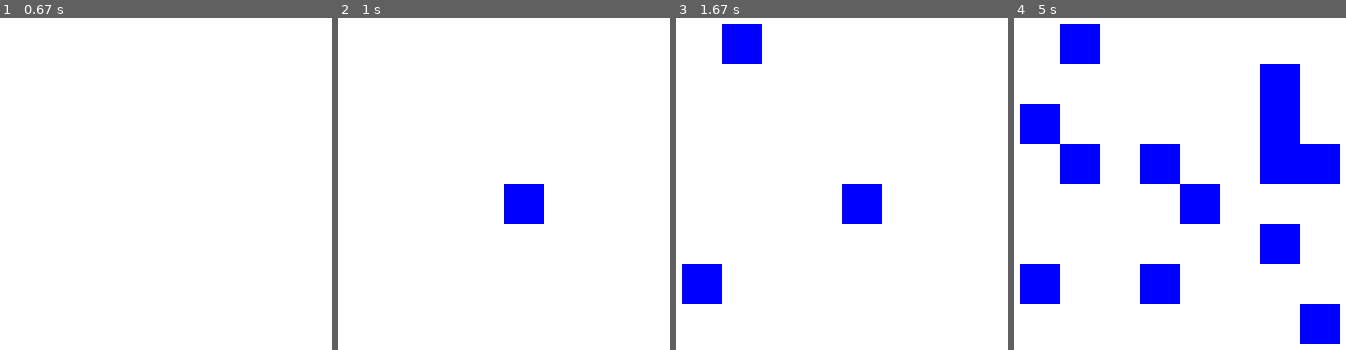
Above: before the commit, frames 1-4 (left to right).
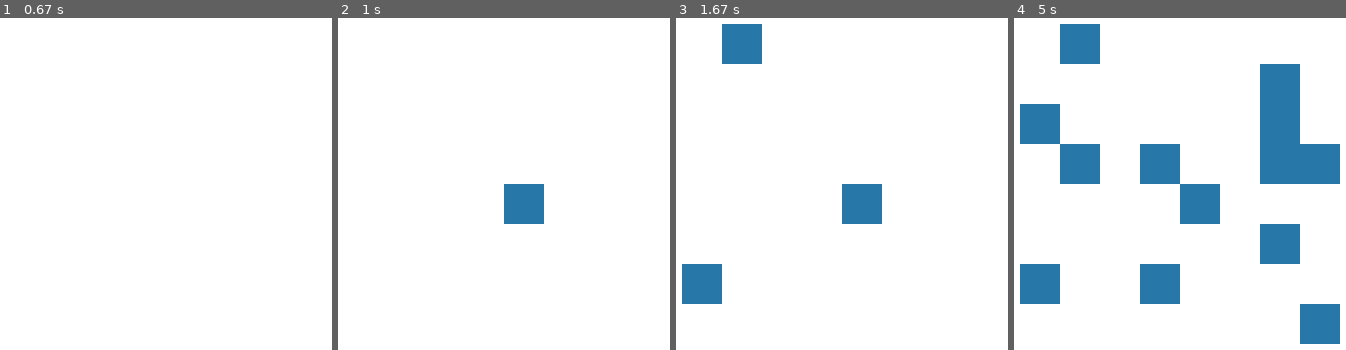
Above: after the commit, the same moments.

Repository: mannion007/pygame-tetris
Game: pygame game, started from game.py
Two runs of this game, one before a commit and one after it. Both use one fixed random seed, a clock stepped at 60 frames per second and the inputs below. The source is Python 2; it was converted automatically to run under Python 3.
Inputs (mouse positions are in pixels of both pictures, inside the frame that each line leads up to):
- Up to frame 1 (0.67 s): tap Space at 0.33 s
- Up to frame 2 (1 s): click (507, 210) at 0.73 s
- Up to frame 3 (1.67 s): click (715, 276) at 1.07 s; click (735, 34) at 1.4 s
- Up to frame 4 (5 s): click (1160, 286) at 1.73 s; click (1329, 333) at 2.07 s; click (1259, 154) at 2.4 s; click (1302, 174) at 2.73 s; click (1053, 134) at 3.07 s; click (1269, 84) at 3.4 s; click (1063, 157) at 3.73 s; click (1286, 227) at 4.07 s; click (1263, 130) at 4.4 s; click (1140, 167) at 4.73 s

Frame 1 is identical in both runs. In frame 2, 1.5% of the frame differs, in the area x 50-63%, y 50-63%; in frame 3, 4.4%; in frame 4, 19%, in the area x 1-99%, y 1-99%.

Commit message:
Improved rotation code

Diff:
--- a/game.py
+++ b/game.py
@@ -1,5 +1,8 @@
 import pygame
 import math
+
+pivot_color = (142,39,168)
+block_color = (39,119,168)
 
 # initialize game engine
 pygame.init()
@@ -8,35 +11,27 @@
 screen = pygame.display.set_mode(size)
 pygame.display.set_caption('Tetris')
 
-#########################
-### Basic tetris code ###
-#########################
-
 def draw_board(board):
     for row_count, row in enumerate(board):
             for col_count, col in enumerate(row):
                 if [row_count, col_count] == pivot:
-                    color = (0, 255, 0)
+                    pygame.draw.rect(screen, pivot_color, (40 * col_count, 40 * row_count, 40, 40))
                 elif col == 1:
-                    color = (0, 0, 255)
-                elif col == 2:
-                    color = (255, 0, 0)
-                else:
-                    color = (255, 255, 255)
-                pygame.draw.rect(screen, color, (40 * col_count, 40 * row_count, 40, 40))
+                    pygame.draw.rect(screen, block_color, (40 * col_count, 40 * row_count, 40, 40))
 
-def rotate_block(x, y, pivot_x, pivot_y, degrees):
-
+def rotate(x, y, pivot_x, pivot_y, degrees):
     new_x = (x - pivot_x) * math.cos(math.radians(degrees)) - (y - pivot_y) * math.sin(math.radians(degrees)) + pivot_x
     new_y = (y - pivot_y) * math.cos(math.radians(degrees)) + (x - pivot_x) * math.sin(math.radians(degrees)) + pivot_y
-
     return int(round(new_x)), int(round(new_y))
 
-board = []
+def build_board():
+    board = []
+    for i in range(0,10):
+        board.append([0] * 10)
+    return board
 
-for i in range(0,10):
-    board.append([0] * 10)
 
+board = build_board()
 pivot = []
 
 # initialize clock. used later in the loop.
@@ -56,16 +51,16 @@
                 board[int(pygame.mouse.get_pos()[1] / 40)][int(pygame.mouse.get_pos()[0] / 40)] = 0
             elif 3 == event.button:
                 pivot = [int(pygame.mouse.get_pos()[1] / 40), int(pygame.mouse.get_pos()[0] / 40)]
-        if pygame.key.get_pressed()[pygame.K_SPACE] != 0:
 
-            for row_count, row in enumerate(board):
-                for col_count, col in enumerate(row):
-                    if board[row_count][col_count] == 1:
-                        new_location = rotate_block(row_count, col_count, pivot[0], pivot[1], -90)
-                        print new_location[0]
-                        print new_location[1]
-                        board[new_location[0]][new_location[1]] = 2
-                        #print new_location
+        elif event.type == pygame.KEYDOWN:
+            if pygame.K_SPACE == event.key:
+                new_board = build_board()
+                for row_count, row in enumerate(board):
+                    for col_count, col in enumerate(row):
+                        if board[row_count][col_count] == 1:
+                            new_location = rotate(row_count, col_count, pivot[0], pivot[1], -90)
+                            new_board[new_location[0]][new_location[1]] = 1
+                board = new_board
 
     # write game logic here
 
